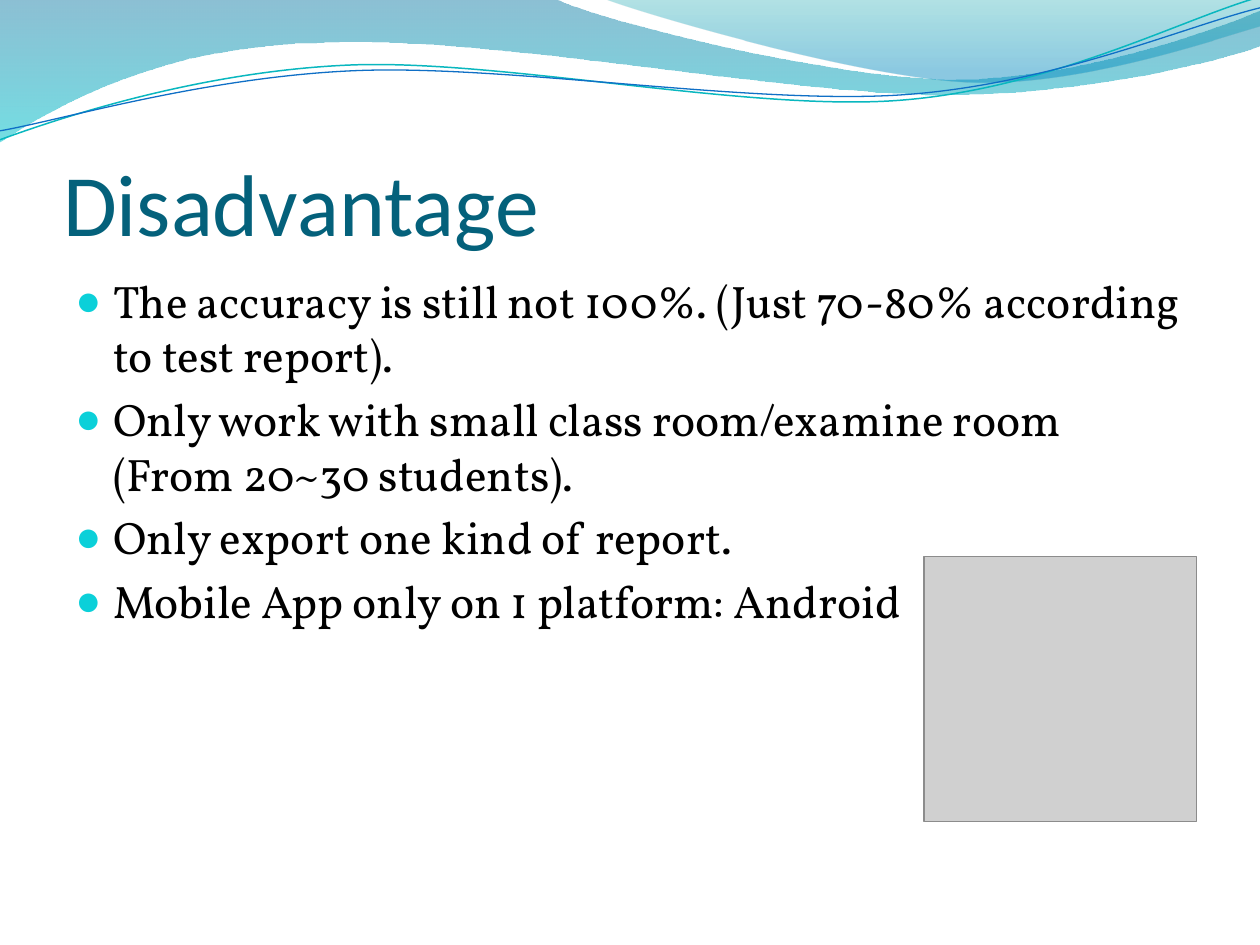
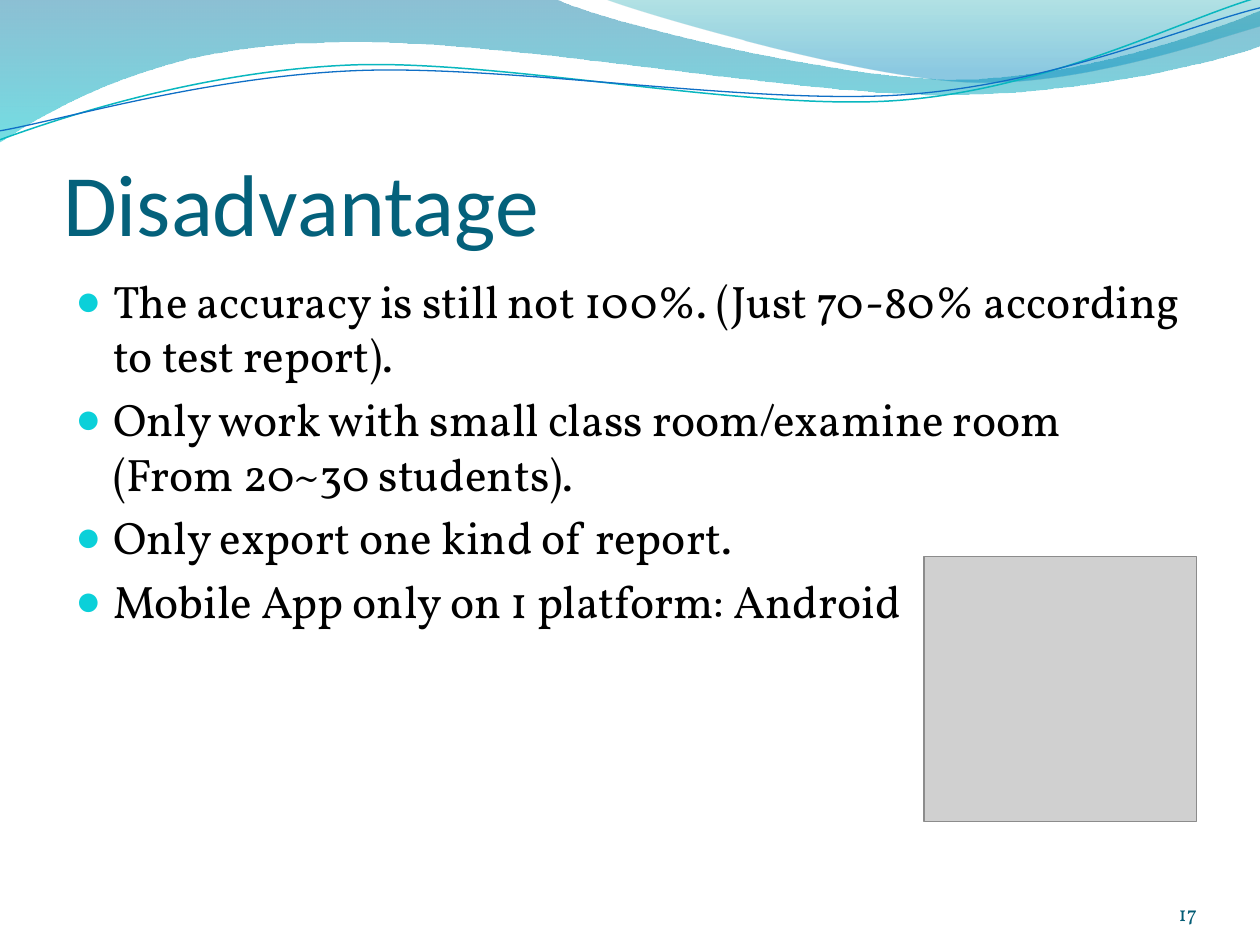
Before and after one commit to conanak99/roll-system-mobile, a slide deck: slide 17 of Document/Slide/Slide thuyet trinh.pptx. Drawn at 1260x945 pixels with LibreOffice and Linux fonts; fonts in the diff are those of the drawing; grey boxes stand for pictures; background and template pictures are left out. Boxes give left, top, right and bottom in pixels: in the first picture for what was removed or moved away, otherwise in the second. Text is boxed around its words. In the diff, an @@ line names an element or a change of style, - is before the commit and + after.

```diff
--- a/Document/Slide/Slide thuyet trinh.pptx
+++ b/Document/Slide/Slide thuyet trinh.pptx
@@ page number added at (1179,910,1197,925), 12 pt, text #045D75 @@
+17
```
Also in this commit, not shown: 18 other slides changed, 1 other file.
